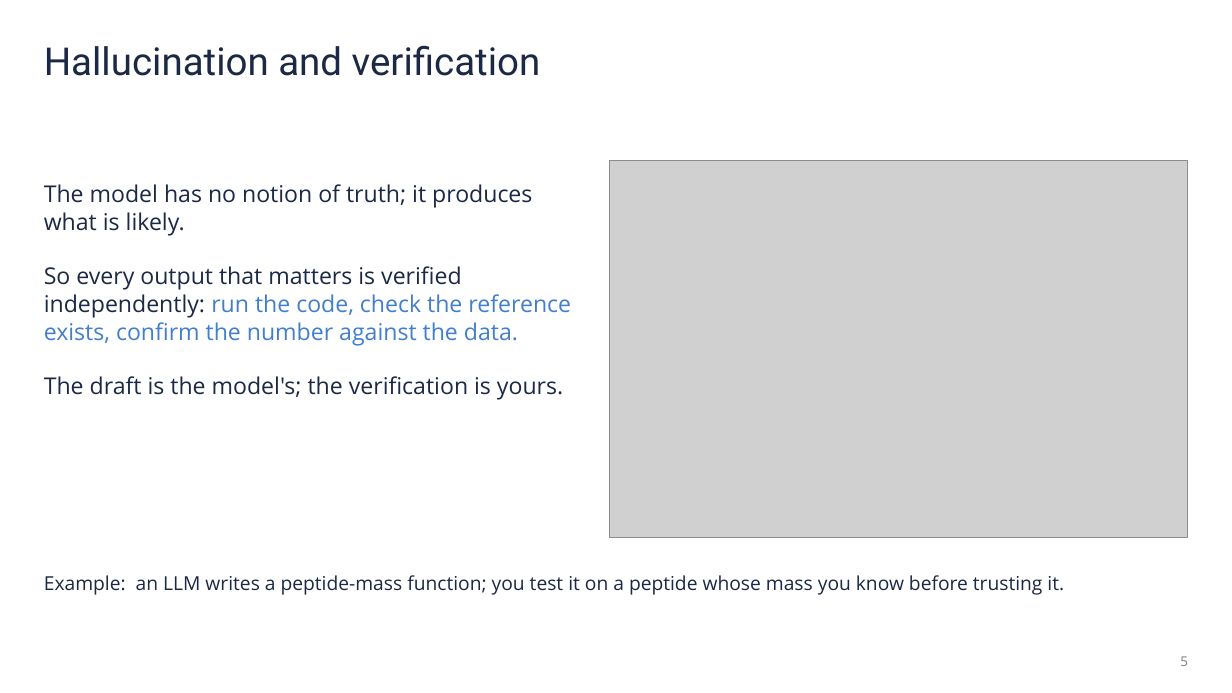
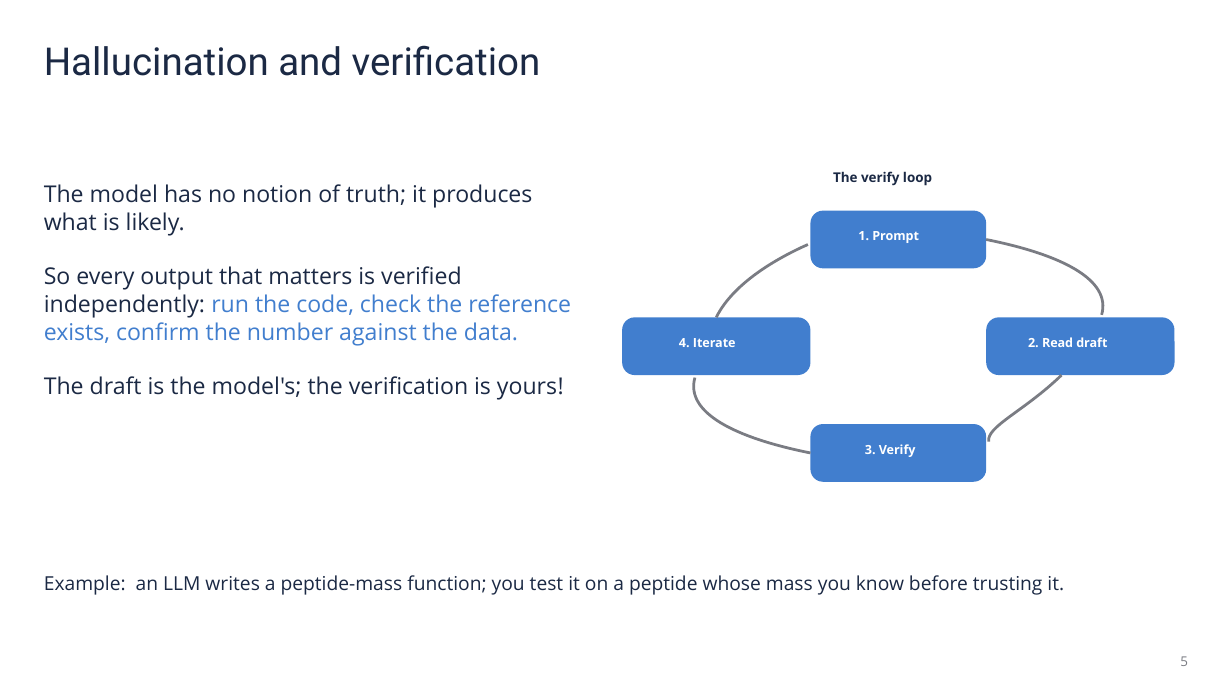
Before and after one commit to CompOmics/ML_AI_Analytical_Chemistry_Course, a slide deck: slide 3 of 05_LLM_Tools/slides/5_3_Part5_LLM_slides.pptx. Drawn at 1232x693 pixels with LibreOffice and Linux fonts; fonts in the diff are those of the drawing; grey boxes stand for pictures. Boxes give left, top, right and bottom in pixels: in the first picture for what was removed or moved away, otherwise in the second. Text is boxed around its words. In the diff, an @@ line names an element or a change of style, - is before the commit and + after.

```diff
--- a/05_LLM_Tools/slides/5_3_Part5_LLM_slides.pptx
+++ b/05_LLM_Tools/slides/5_3_Part5_LLM_slides.pptx
@@ picture removed at (610,161,1188,538) @@
@@ text added at (833,171,932,186), 10.5 pt, text #1B2944, bold @@
+The verify loop
@@ group added at (694,239,1103,454): 4 freeform shapes @@
@@ group added at (622,211,1175,482): 4 rounded rectangles @@
@@ group added at (679,231,1107,457): 4 texts @@
+1. Prompt
+2. Read draft
+3. Verify
+4. Iterate
@@ text at (44,376,564,400): text changed @@
-The draft is the model's; the verification is yours.
+The draft is the model's; the verification is yours!
```
Also in this commit, not shown: 5 other slides changed.
